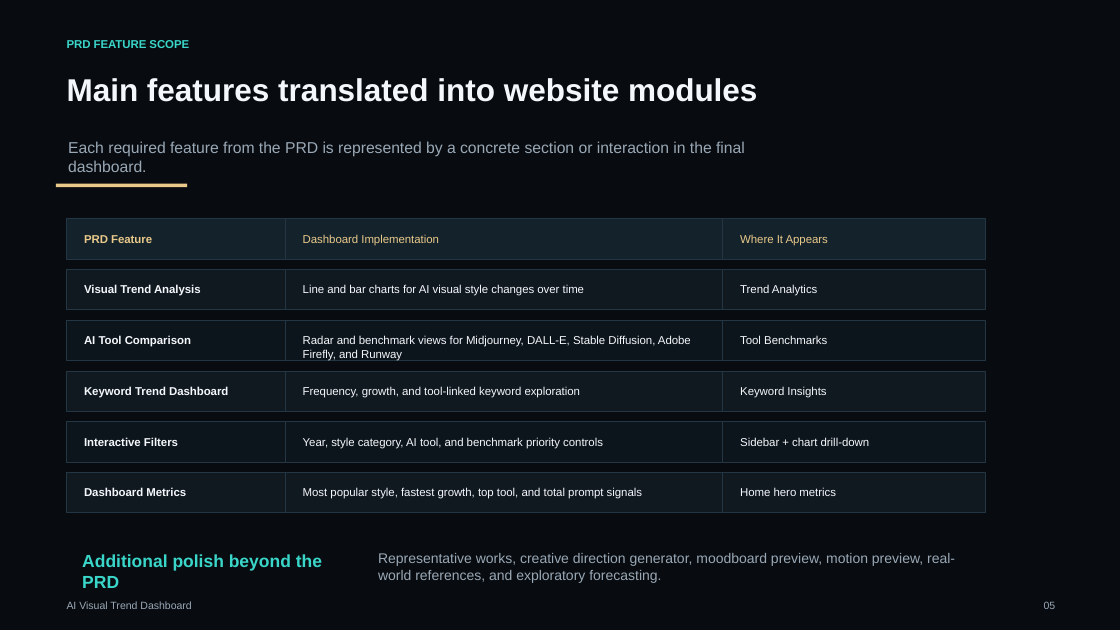
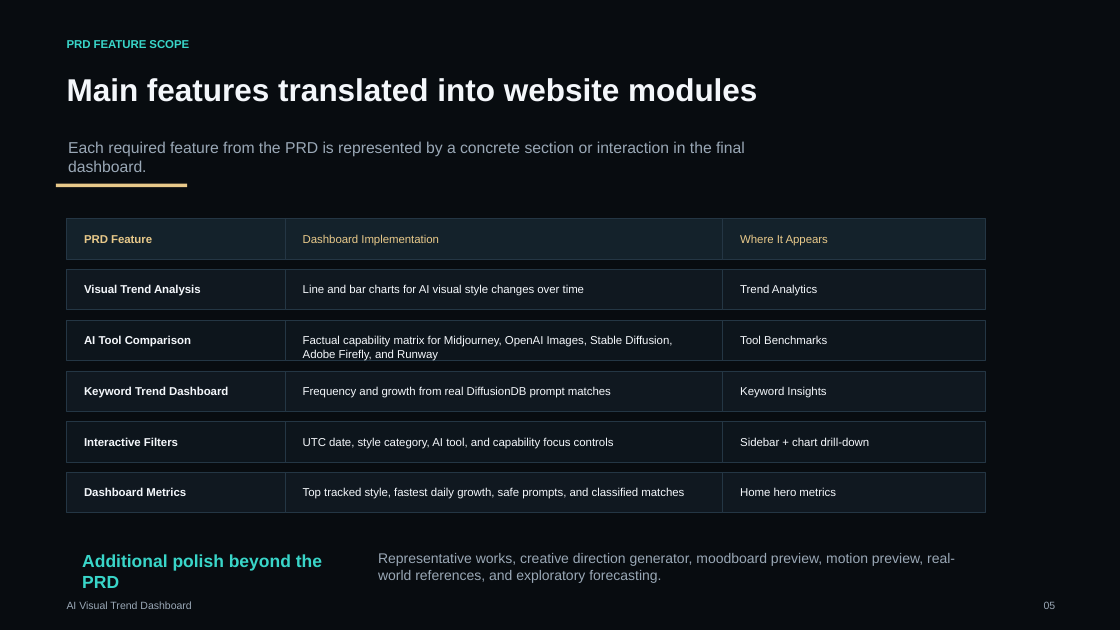
Before and after one commit to hedan-skku/ai-visual-trend-dashboard, a slide deck: slide 5 of AI_Visual_Trend_Dashboard_Presentation.pptx. Drawn at 1120x630 pixels with LibreOffice and Linux fonts; fonts in the diff are those of the drawing. Boxes give left, top, right and bottom in pixels: in the first picture for what was removed or moved away, otherwise in the second. Text is boxed around its words. In the diff, an @@ line names an element or a change of style, - is before the commit and + after.

Commit message:
Replace dashboard sample data with real DiffusionDB statistics

```diff
--- a/AI_Visual_Trend_Dashboard_Presentation.pptx
+++ b/AI_Visual_Trend_Dashboard_Presentation.pptx
@@ text at box(303, 335, 672, 361): text changed @@
-Radar and benchmark views for Midjourney, DALL-E, Stable Diffusion, Adobe Firefly, and Runway
+Factual capability matrix for Midjourney, OpenAI Images, Stable Diffusion, Adobe Firefly, and Runway
@@ text at box(303, 386, 611, 398): text changed @@
-Frequency, growth, and tool-linked keyword exploration
+Frequency and growth from real DiffusionDB prompt matches
@@ text at box(303, 437, 614, 449): text changed @@
-Year, style category, AI tool, and benchmark priority controls
+UTC date, style category, AI tool, and capability focus controls
@@ text at box(303, 488, 684, 499): text changed @@
-Most popular style, fastest growth, top tool, and total prompt signals
+Top tracked style, fastest daily growth, safe prompts, and classified matches
```
Also in this commit, not shown: 7 other slides changed, 1 slide added, 1 slide removed, 19 other files.
